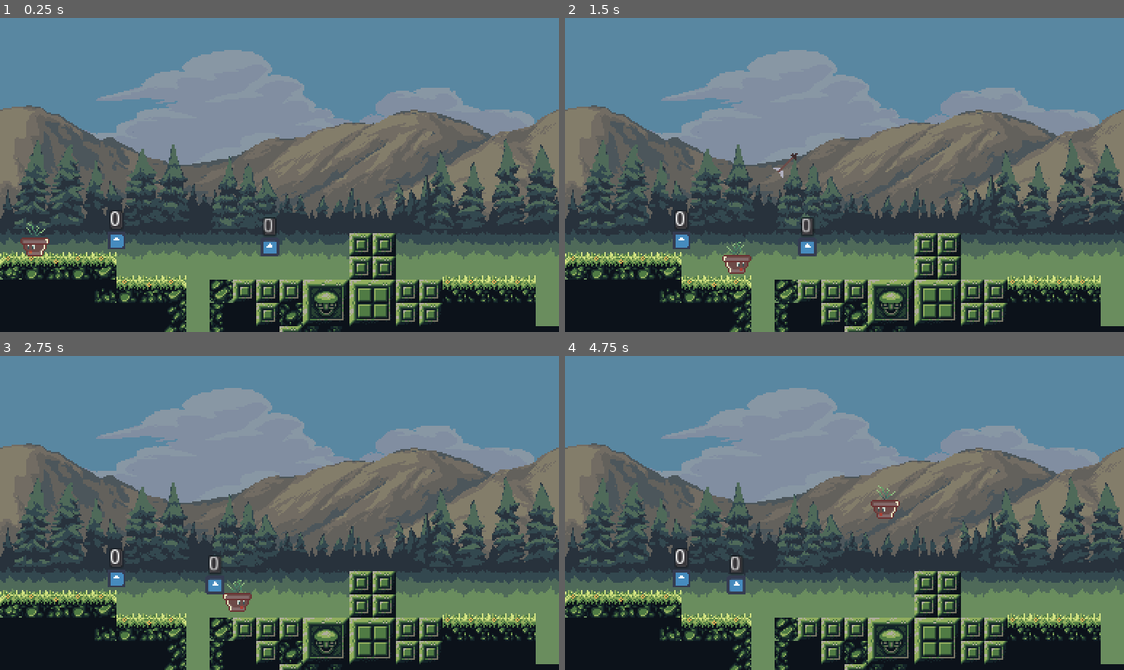
Above: before the commit, frames 1-4 (two rows, left to right).
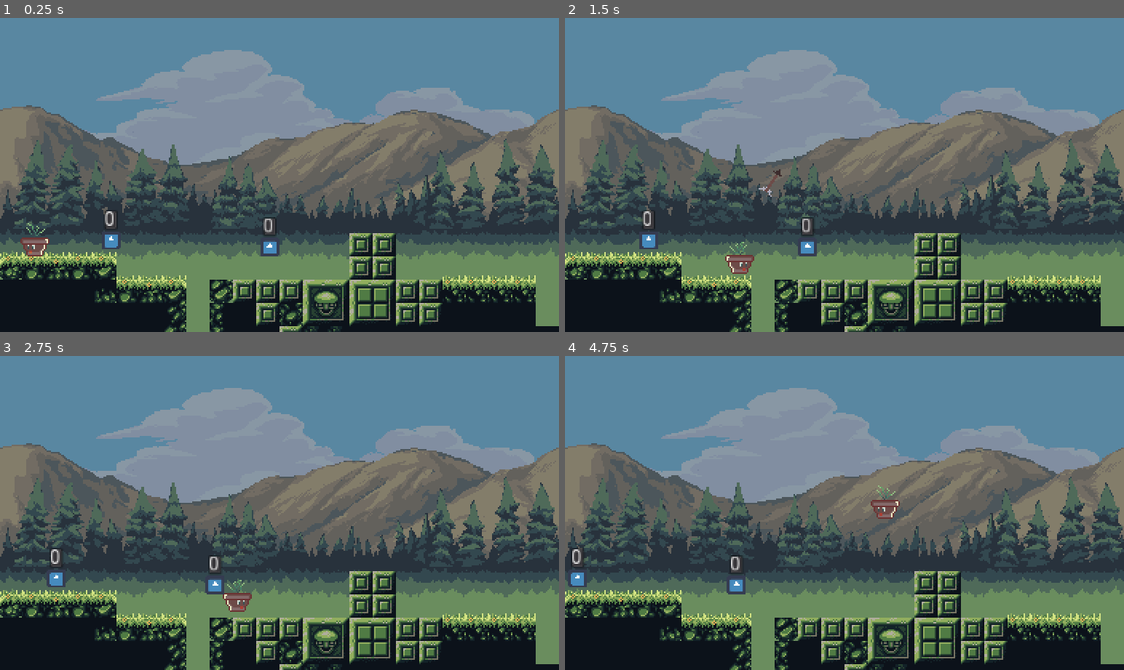
Above: after the commit, the same moments.

Repository: godot-wildlings/rogue
Game: Godot game, scene res://scenes/levels/level_01.tscn
Same seed, same stepped clock (60 frames per second), same inputs: the game is played once before the commit and once after it. The engine's default icon, where the game draws it, is replaced by a stand-in: a white triangle on a blue panel in a dark square.
Inputs (mouse positions are in pixels of both pictures, inside the frame that each line leads up to):
- Up to frame 1 (0.25 s): no input
- Up to frame 2 (1.5 s): move the mouse to (967, 159) at 0.52 s; hold D (btn_right) from 0.53 s (still down); click (967, 159) at 0.6 s; tap W (btn_jump) at 0.77 s; move the mouse to (732, 190) at 1.27 s; click (732, 190) at 1.35 s
- Up to frame 3 (2.75 s): tap W (btn_jump) at 1.52 s; move the mouse to (335, 443) at 2.02 s; release D (btn_right) at 2.03 s; hold A (btn_left) from 2.03 s (still down); click (335, 443) at 2.1 s
- Up to frame 4 (4.75 s): move the mouse to (816, 575) at 2.77 s; release A (btn_left) at 2.78 s; hold D (btn_right) 2.78-4.28 s; click (816, 575) at 2.85 s; tap W (btn_jump) at 3.02, 3.77, 4.52 s; move the mouse to (1012, 560) at 3.52 s; click (1012, 560) at 3.6 s; move the mouse to (676, 465) at 4.27 s; hold A (btn_left) from 4.28 s (still down); click (676, 465) at 4.35 s

The runs differ from the first frame. In frame 1, 0.2% of the frame differs, in the area x 18-23%, y 61-74%; in frame 2, 0.7%, in the area x 13-42%, y 43-82%; in frame 3, 0.4%; in frame 4, 0.4%.
Error before the commit: Parse Error: The identifier "global" isn't declared in the current scope. (res://scripts/enemy_1.1.gd:27)

Commit message:
code change
changed global.player to game.player

Diff:
--- a/scripts/enemy_1.1.gd
+++ b/scripts/enemy_1.1.gd
@@ -24,4 +24,4 @@
 
 func connect_to_player():
 
-	self.connect("collide_player", global.player, "on_collide_player")
+	self.connect("collide_player", game.player, "on_collide_player")
